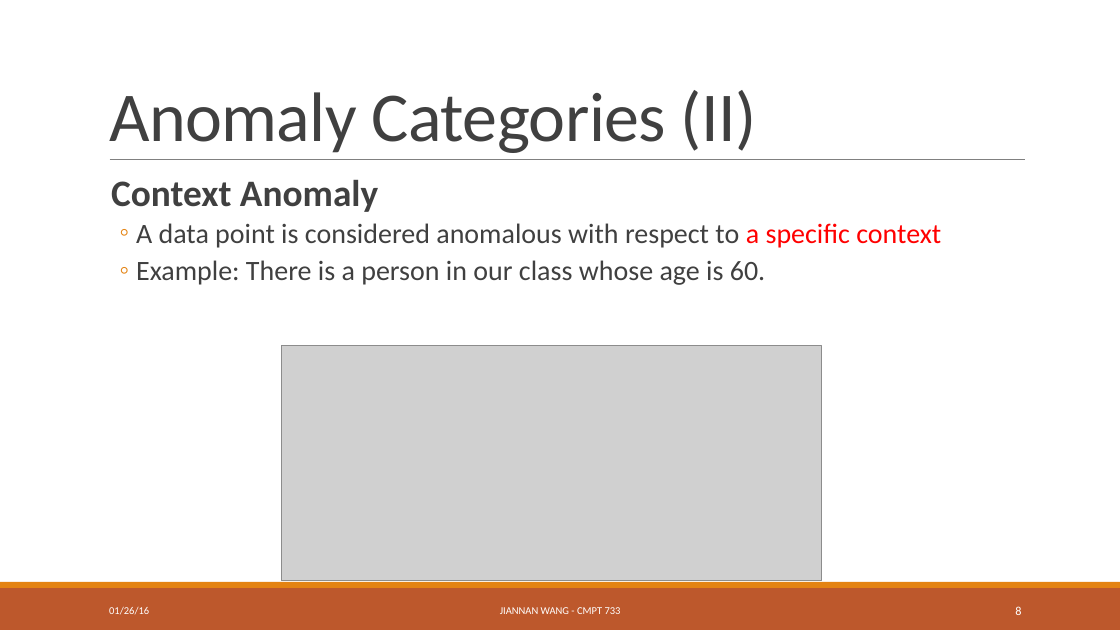
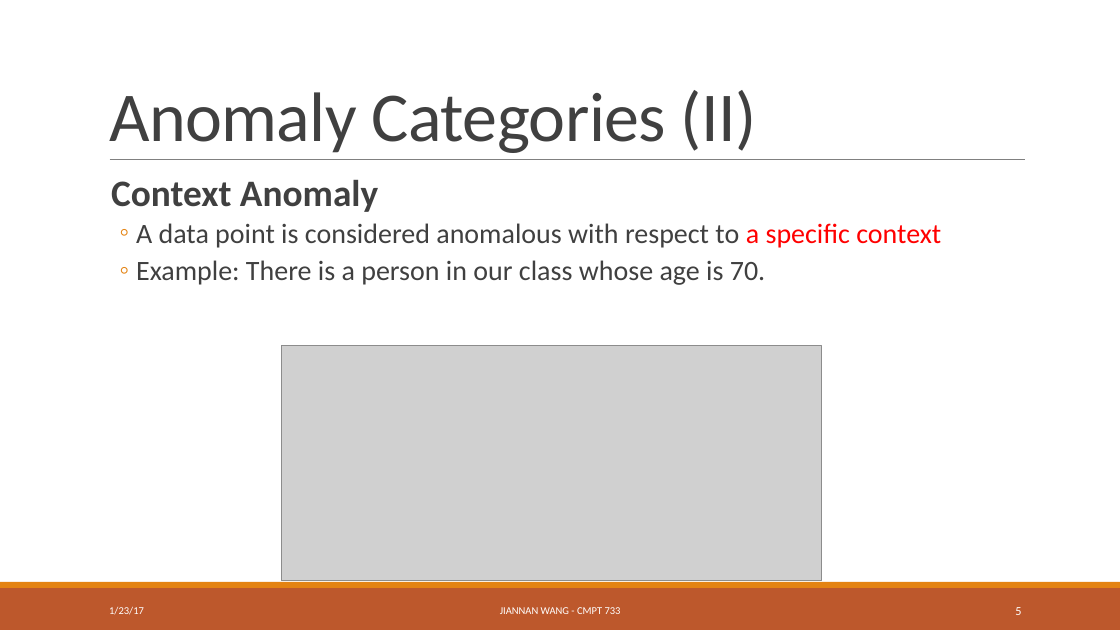
Before and after one commit to ZhensongQian/cmpt733, a slide deck: slide 5 of Lectures/Lec3/lec3.pptx (slide 8 before the commit). Drawn at 1120x630 pixels with LibreOffice and Linux fonts; fonts in the diff are those of the drawing; grey boxes stand for pictures. Boxes give left, top, right and bottom in pixels: in the first picture for what was removed or moved away, otherwise in the second. Text is boxed around its words. In the diff, an @@ line names an element or a change of style, - is before the commit and + after.

```diff
--- a/Lectures/Lec3/lec3.pptx
+++ b/Lectures/Lec3/lec3.pptx
@@ text at (136,260,765,285): text changed @@
-  ◦ Example: There is a person in our class whose age is 60.
+  ◦ Example: There is a person in our class whose age is 70.
@@ text at (109,607,144,615): text changed @@
-01/26/16
+1/23/17
@@ page number at (1015,607,1021,615): text changed @@
-8
+5
```
Also in this commit, not shown: 28 other slides changed, 3 slides removed, 2 other files.
